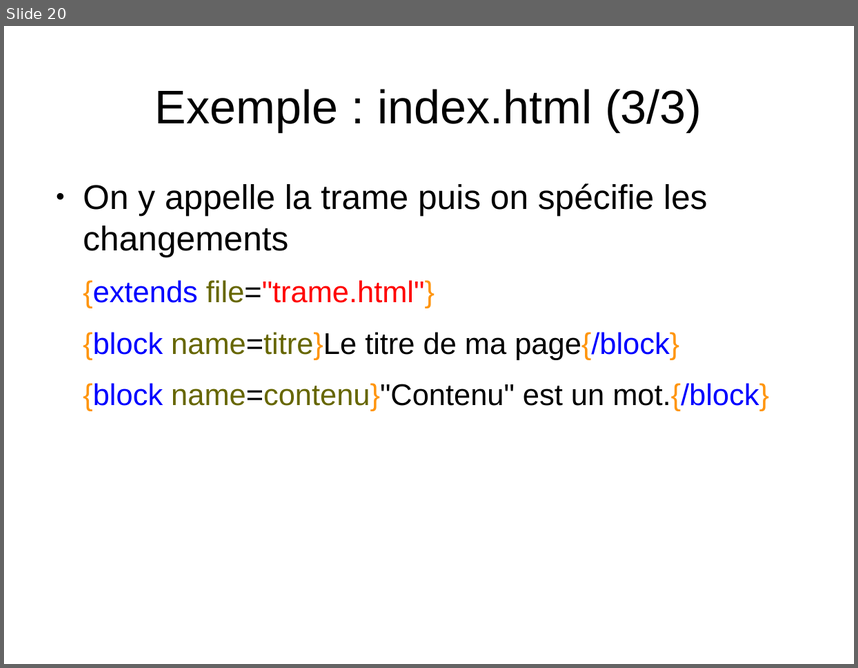
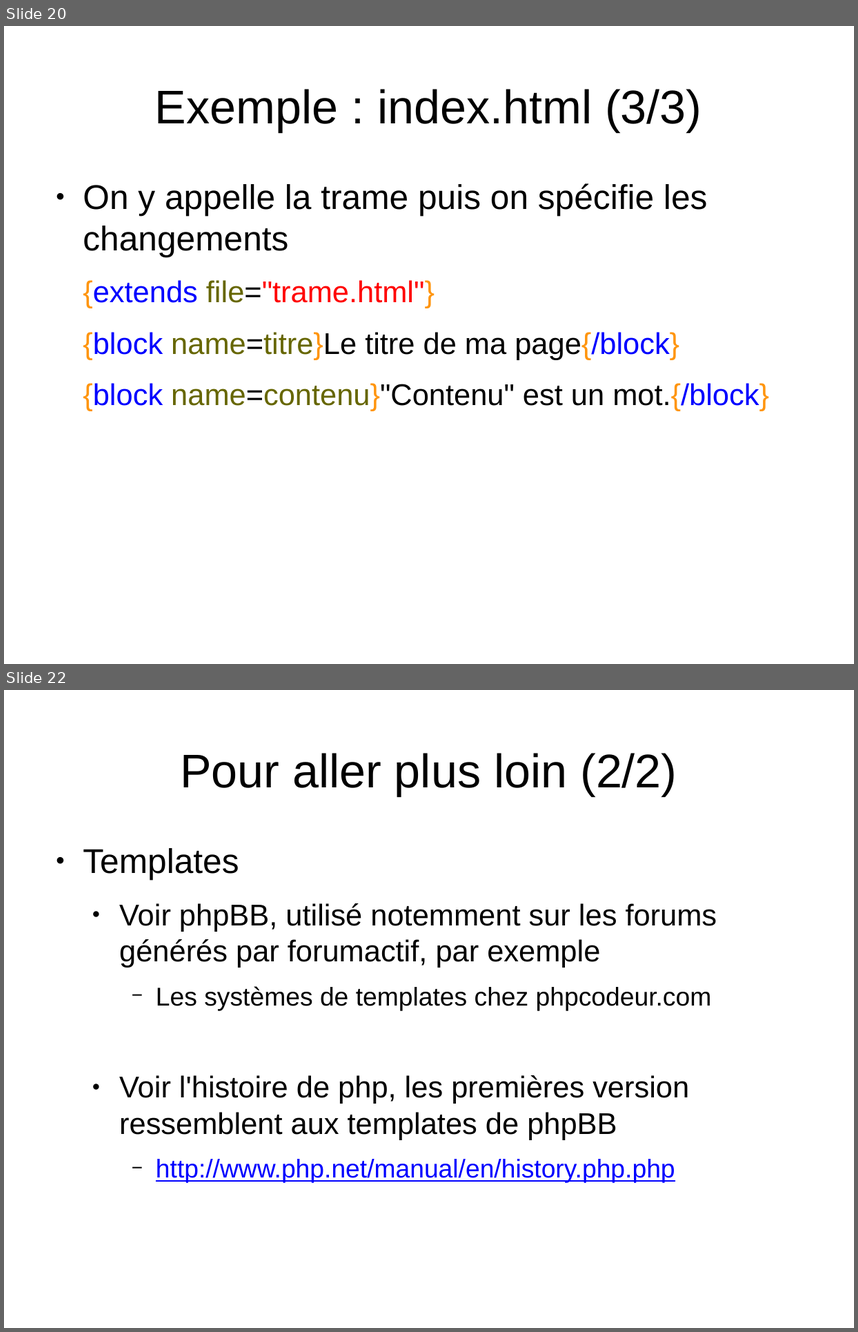
Before and after one commit to sion77/Bob-Project, a slide deck: docs/smarty.odp. Shown one above the other, each under a label of ours: slide 20 before the commit, slides 20 and 22 after it; the slides between them are not shown. The pictures are 858x668 and 858x1332 pixels, drawn with LibreOffice and Linux fonts; fonts in the diff are those of the drawing. Boxes give left, top, right and bottom in pixels: in the first picture for what was removed or moved away, otherwise in the second. Text is boxed around its words. In the diff, an @@ line names an element or a change of style, - is before the commit and + after.

Commit message:
Si vous voulez voir mon expose : dans docs..

```diff
--- a/docs/smarty.odp
+++ b/docs/smarty.odp
@@ slide 22 added at <box>4,690,854,1328</box>, background #FFFFFF @@
@@ title added at <box>180,753,677,796</box>, 44 pt, text #000000 @@
+Pour aller plus loin (2/2)
@@ text added at <box>83,848,717,1183</box>, 28 pt, text #000000 @@
+● Templates
+  ● Voir phpBB, utilisé notemment sur les forums générés par forumactif, par exemple
+    − Les systèmes de templates chez phpcodeur.com
+  ● Voir l'histoire de php, les premières version ressemblent aux templates de phpBB
+    − http://www.php.net/manual/en/history.php.php
```
Also in this commit, not shown: 3 slides changed.
